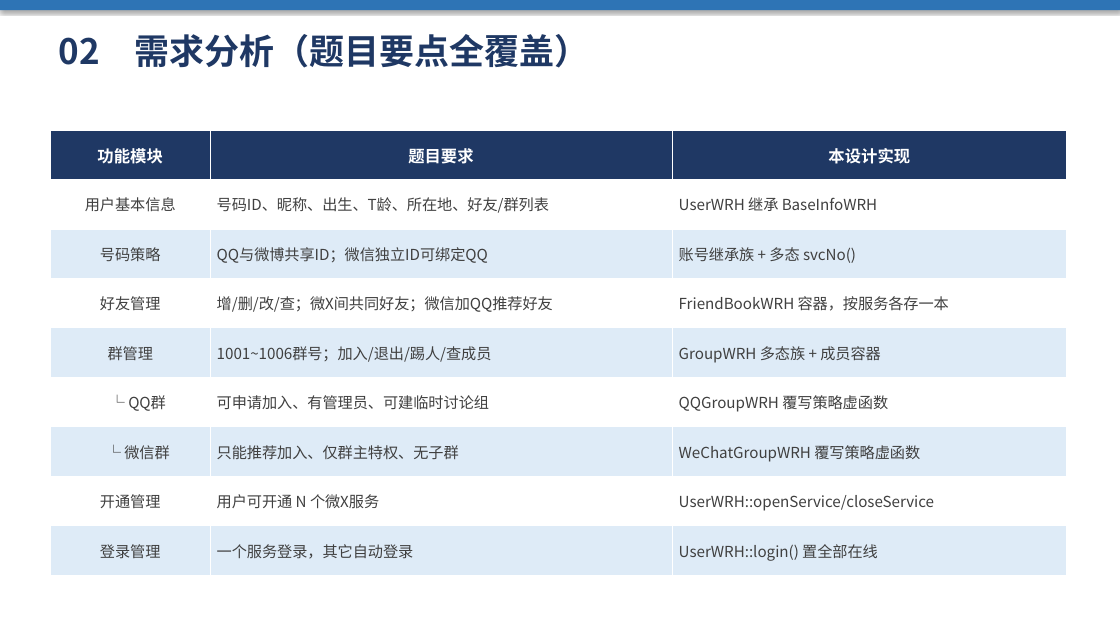
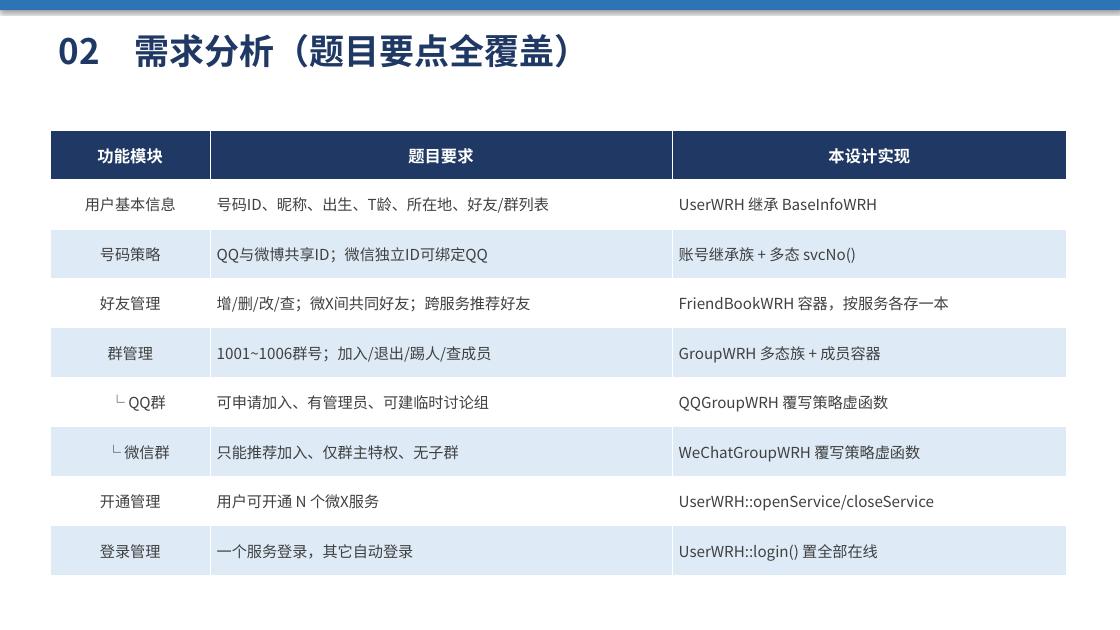
Before and after one commit to 666nicai/Git-demo, a slide deck: slide 4 of OOP-IM-WRH/答辩PPT_魏荣赫_55250124.pptx. Drawn at 1120x630 pixels with LibreOffice and Linux fonts; fonts in the diff are those of the drawing. Boxes give left, top, right and bottom in pixels: in the first picture for what was removed or moved away, otherwise in the second. Text is boxed around its words. In the diff, an @@ line names an element or a change of style, - is before the commit and + after.

```diff
--- a/OOP-IM-WRH/答辩PPT_魏荣赫_55250124.pptx
+++ b/OOP-IM-WRH/答辩PPT_魏荣赫_55250124.pptx
@@ table at bbox=[50, 130, 1067, 576] @@
-row 4, column 2: 增/删/改/查；微X间共同好友；微信加QQ推荐好友
+row 4, column 2: 增/删/改/查；微X间共同好友；跨服务推荐好友
```
Also in this commit, not shown: 2 other slides changed, 34 other files.
